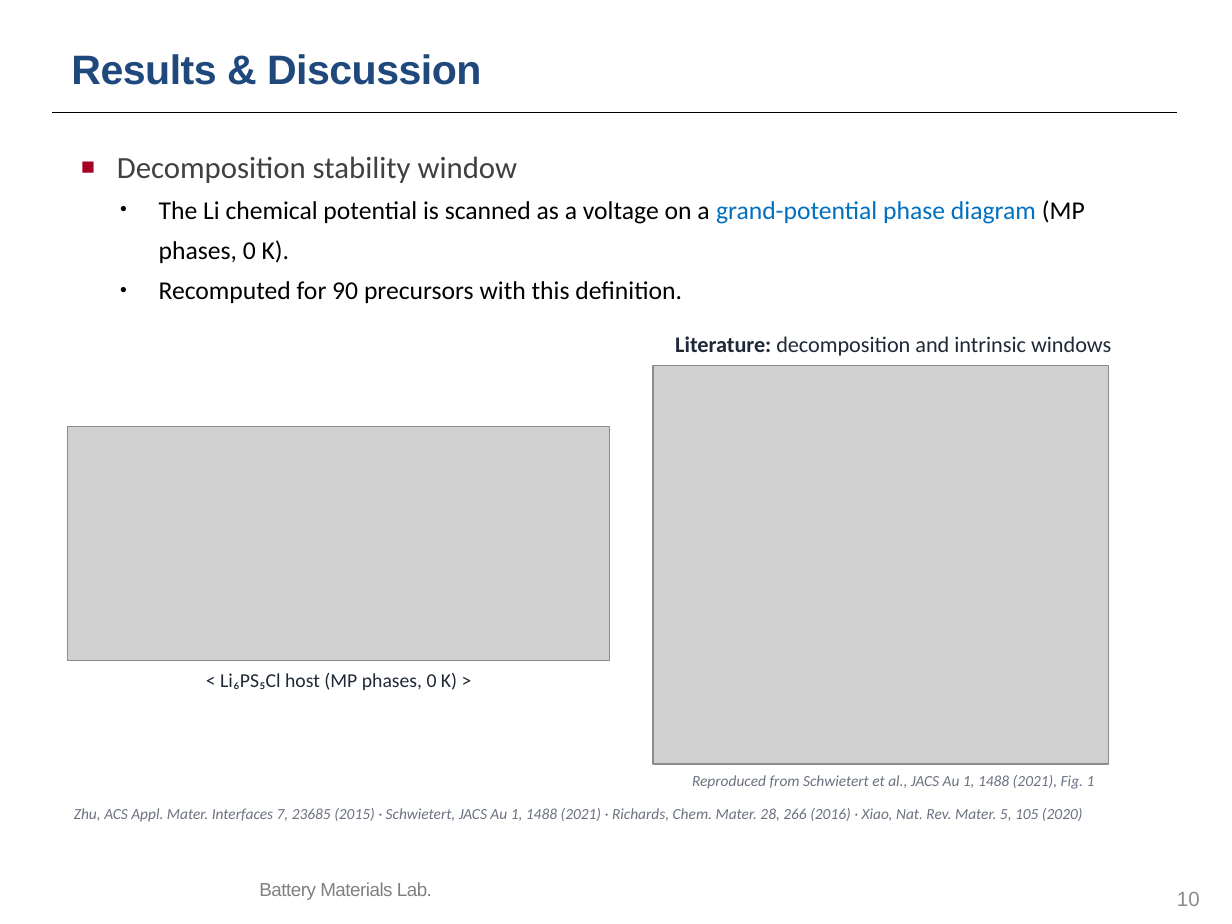
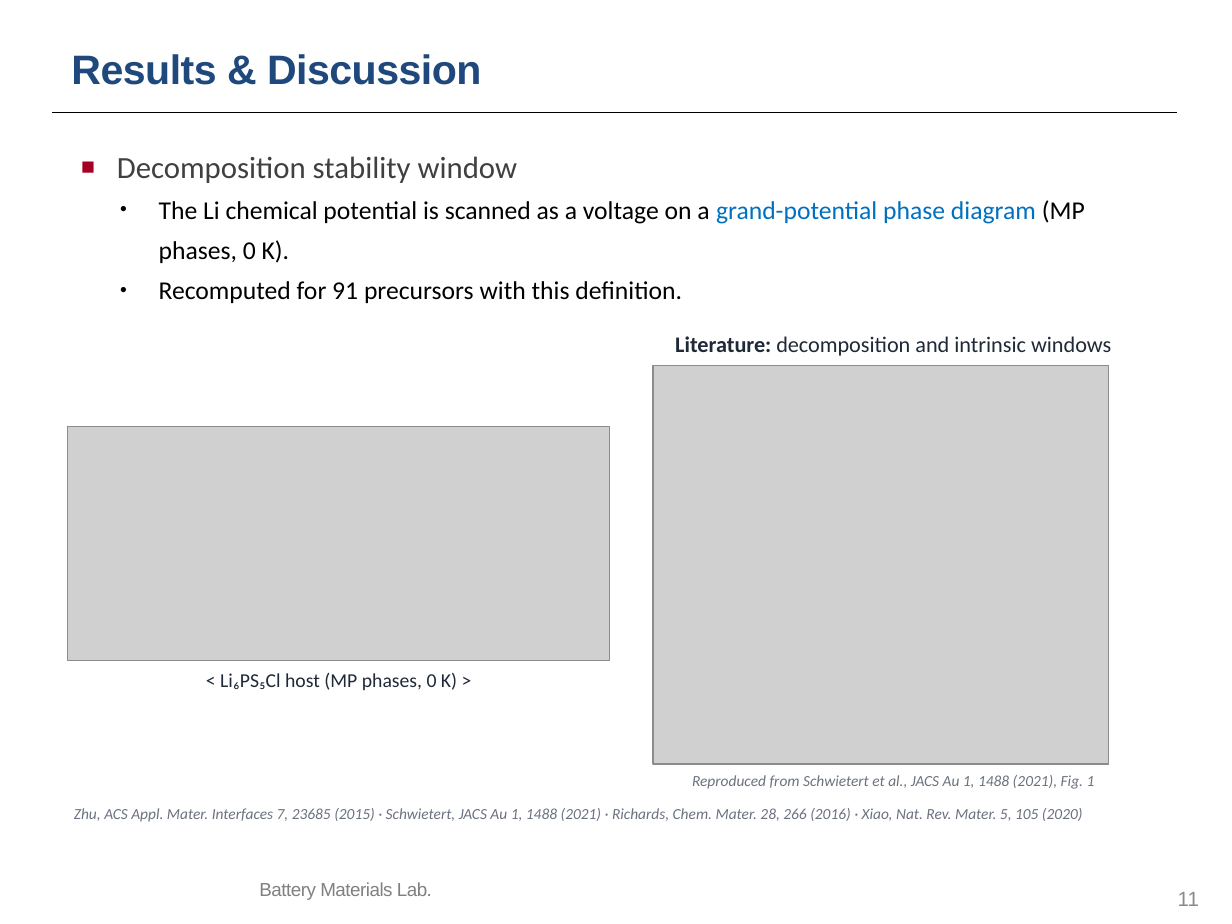
Before and after one commit to yonghoon7153-source/Yonghoon-DEM-DFT, a slide deck: slide 11 of kb/seminars/Research_Seminar_2026_10_13_cascade_progress_lean.pptx (slide 10 before the commit). Drawn at 1232x924 pixels with LibreOffice and Linux fonts; fonts in the diff are those of the drawing; grey boxes stand for pictures; background and template pictures are left out. Boxes give left, top, right and bottom in pixels: in the first picture for what was removed or moved away, otherwise in the second. Text is boxed around its words. In the diff, an @@ line names an element or a change of style, - is before the commit and + after.

```diff
--- a/kb/seminars/Research_Seminar_2026_10_13_cascade_progress_lean.pptx
+++ b/kb/seminars/Research_Seminar_2026_10_13_cascade_progress_lean.pptx
@@ text at (159,281,682,303): text changed @@
-• Recomputed for 90 precursors with this definition.
+• Recomputed for 91 precursors with this definition.
@@ page number at (1178,892,1199,906): text changed @@
-10
+11
```
Also in this commit, not shown: 1 other slide changed, 13 other files.
